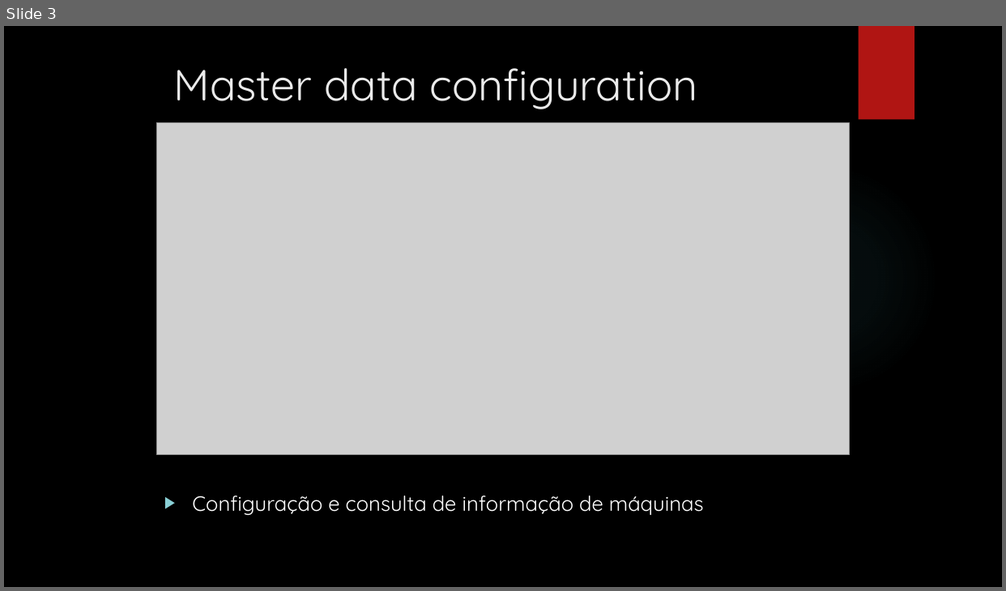
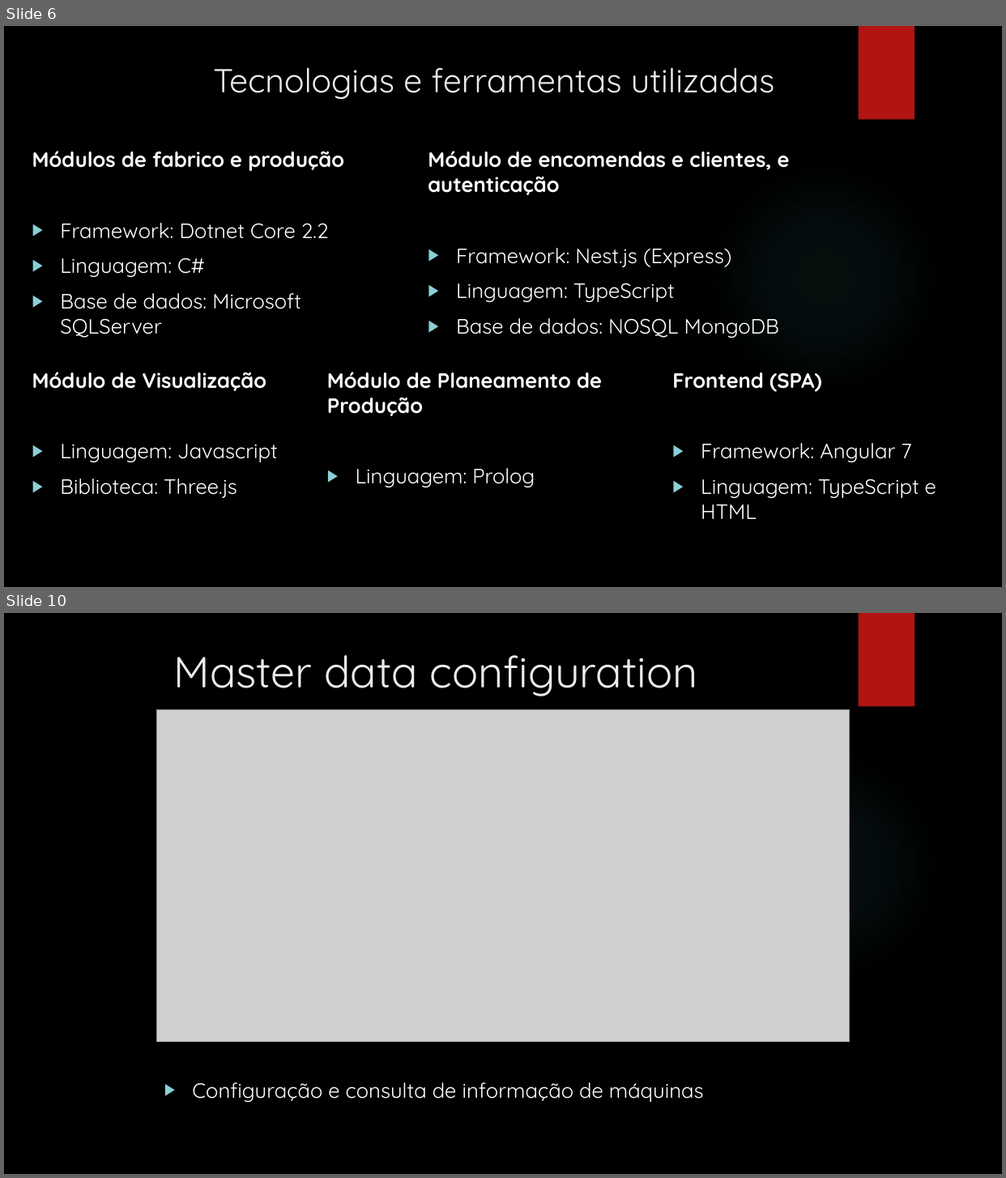
Before and after one commit to MarcoPinheiro21/MyOwnCutlery, a slide deck: Apresentacao_3NA1.pptx. Shown one above the other, each under a label of ours: slide 3 before the commit, slides 6 and 10 after it; the slides between them are not shown. The pictures are 1006x591 and 1006x1178 pixels, drawn with LibreOffice and Linux fonts; fonts in the diff are those of the drawing; grey boxes stand for pictures; background and template pictures are left out. Boxes give left, top, right and bottom in pixels: in the first picture for what was removed or moved away, otherwise in the second. Text is boxed around its words. In the diff, an @@ line names an element or a change of style, - is before the commit and + after.

```diff
--- a/Apresentacao_3NA1.pptx
+++ b/Apresentacao_3NA1.pptx
@@ slide 6 added at (x1=4, y1=26, x2=1002, y2=587), background picture (left out); not listed: 2 template elements that a slide beside it also shows @@
@@ title added at (x1=213, y1=67, x2=774, y2=100), 32 pt, text #EBEBEB @@
+Tecnologias e ferramentas utilizadas
@@ text added at (x1=32, y1=151, x2=344, y2=338), 20 pt, text #FFFFFF @@
+Módulos de fabrico e produção
+▶ Framework: Dotnet Core 2.2
+▶ Linguagem: C#
+▶ Base de dados: Microsoft SQLServer
@@ text added at (x1=428, y1=151, x2=790, y2=338), 20 pt, text #FFFFFF @@
+Módulo de encomendas e clientes, e autenticação
+▶ Framework: Nest.js (Express)
+▶ Linguagem: TypeScript
+▶ Base de dados: NOSQL MongoDB
@@ text added at (x1=32, y1=372, x2=278, y2=498), 20 pt, text #FFFFFF @@
+Módulo de Visualização
+▶ Linguagem: Javascript
+▶ Biblioteca: Three.js
@@ text added at (x1=327, y1=372, x2=602, y2=488), 20 pt, text #FFFFFF, bold @@
+Módulo de Planeamento de Produção
+▶ Linguagem: Prolog
@@ text added at (x1=672, y1=373, x2=936, y2=519), 20 pt, text #FFFFFF @@
+Frontend (SPA)
+▶ Framework: Angular 7
+▶ Linguagem: TypeScript e HTML
@@ what was slide 3 is now slide 10 @@
```
Also in this commit, not shown: 9 other slides added, 2 slides removed.
